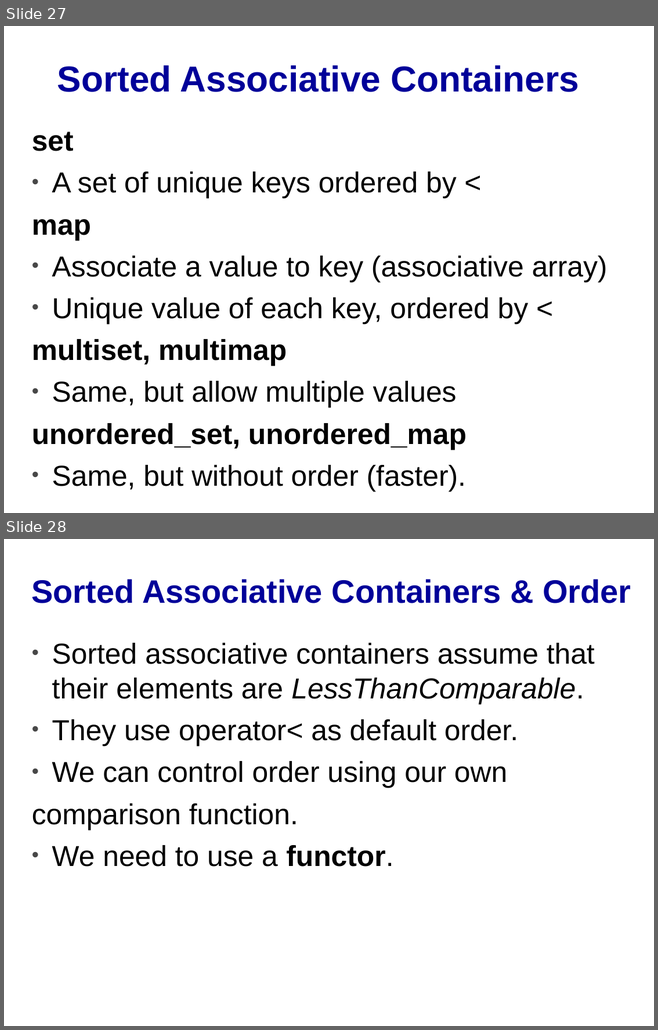
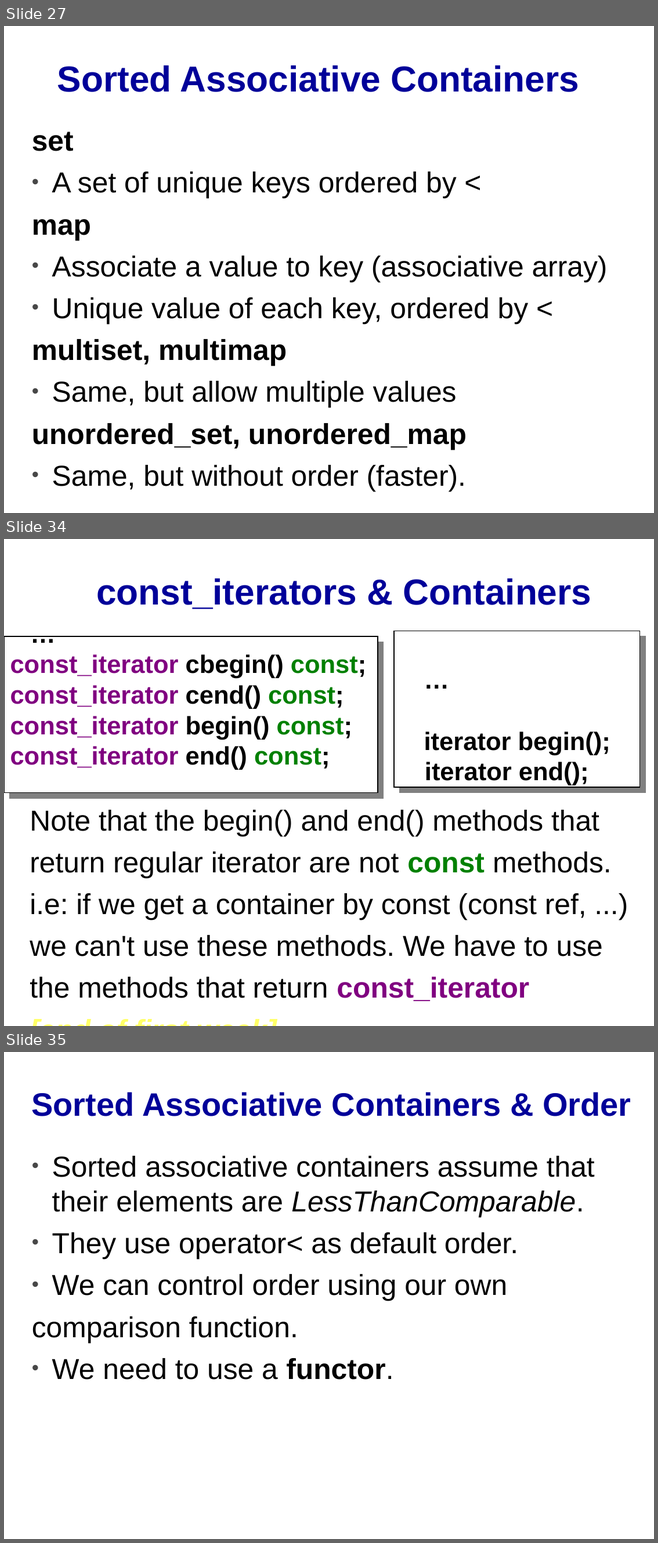
Before and after one commit to cpp-at-ariel/cpp-5780, a slide deck: 10-stl-containers/slides-containers.odp. Shown one above the other, each under a label of ours: slides 27 and 28 before the commit, slides 27, 34 and 35 after it; the slides between them are not shown. The pictures are 658x1030 and 658x1543 pixels, drawn with LibreOffice and Linux fonts; fonts in the diff are those of the drawing. Boxes give left, top, right and bottom in pixels: in the first picture for what was removed or moved away, otherwise in the second. Text is boxed around its words. In the diff, an @@ line names an element or a change of style, - is before the commit and + after.

```diff
--- a/10-stl-containers/slides-containers.odp
+++ b/10-stl-containers/slides-containers.odp
@@ slide 34 added at [4, 539, 654, 1026], background #FFFFFF @@
@@ title added at [96, 578, 592, 609], 40 pt, text #000099, bold @@
+const_iterators & Containers
@@ freeform shape added at [4, 636, 378, 793], fill #FFFFFF, outline #000000 0.99 pt @@
@@ freeform shape added at [394, 631, 639, 788], fill #FFFFFF, outline #000000 0.99 pt @@
@@ text added at [10, 654, 366, 770], 28 pt, text #800080, bold @@
+…
+const_iterator cbegin() const;
+const_iterator cend() const;
+const_iterator begin() const;
+const_iterator end() const;
@@ text added at [424, 732, 610, 785], 28 pt, text #000000, bold @@
+…
+iterator begin();
+iterator end();
@@ text added at [30, 810, 611, 1001], 32 pt, text #000000 @@
+Note that the begin() and end() methods that
+return regular iterator are not const methods.
+i.e: if we get a container by const (const ref, ...)
+we can't use these methods. We have to use
+the methods that return const_iterator
+[end of first week]
@@ what was slide 28 is now slide 35 @@
```
Also in this commit, not shown: 3 slides changed, 6 other slides added, 31 other files.
